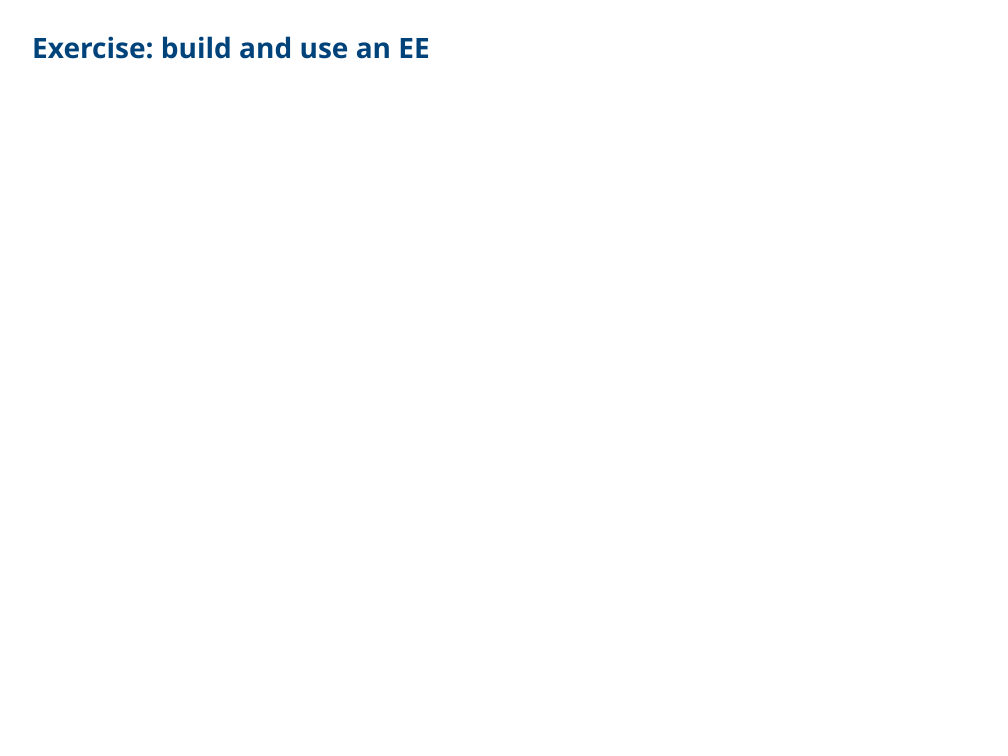
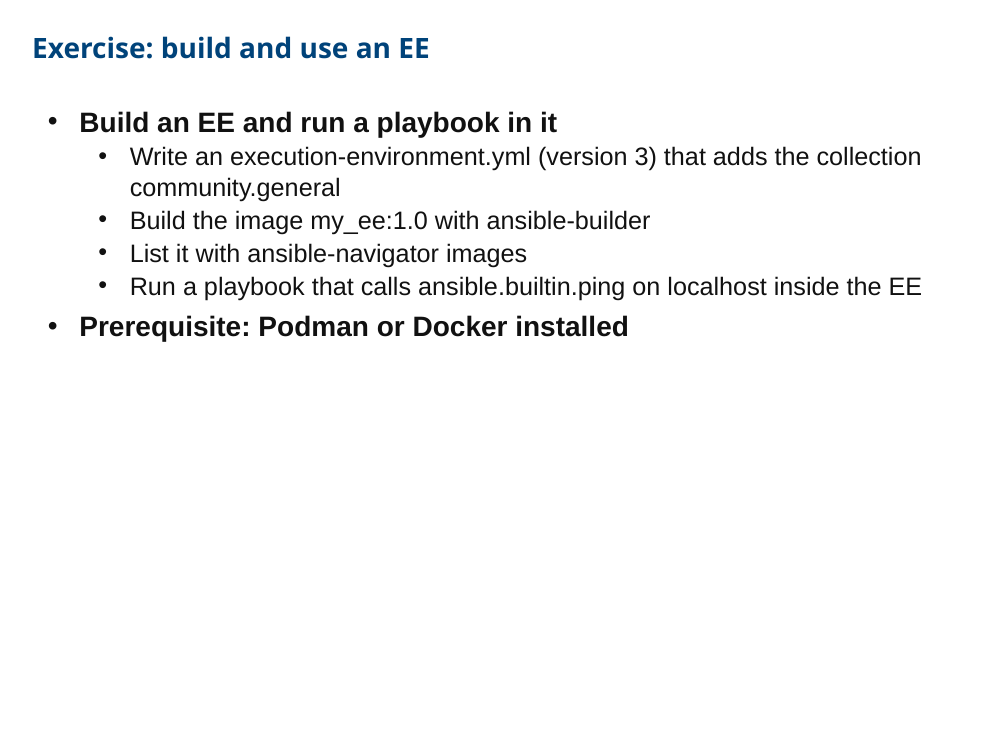
Before and after one commit to CCoupel/ansible-training, a slide deck: slide 191 of Ansible Training.pptx. Drawn at 1008x756 pixels with LibreOffice and Linux fonts; fonts in the diff are those of the drawing. Boxes give left, top, right and bottom in pixels: in the first picture for what was removed or moved away, otherwise in the second. Text is boxed around its words. In the diff, an @@ line names an element or a change of style, - is before the commit and + after.

```diff
--- a/Ansible Training.pptx
+++ b/Ansible Training.pptx
@@ text added at (79, 111, 923, 341), 18 pt, text #111111 @@
+• Build an EE and run a playbook in it
+  • Write an execution-environment.yml (version 3) that adds the collection community.general
+  • Build the image my_ee:1.0 with ansible-builder
+  • List it with ansible-navigator images
+  • Run a playbook that calls ansible.builtin.ping on localhost inside the EE
+• Prerequisite: Podman or Docker installed
```
Also in this commit, not shown: 9 other slides changed.
